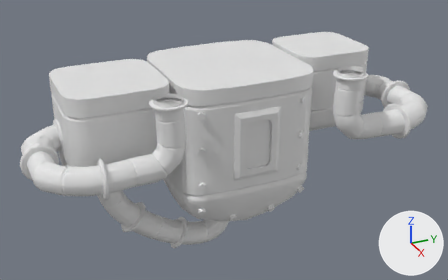
The FBX model Assets/3D_Assets/Props/dessous_bat.fbx as it was, and as the next commit left it.
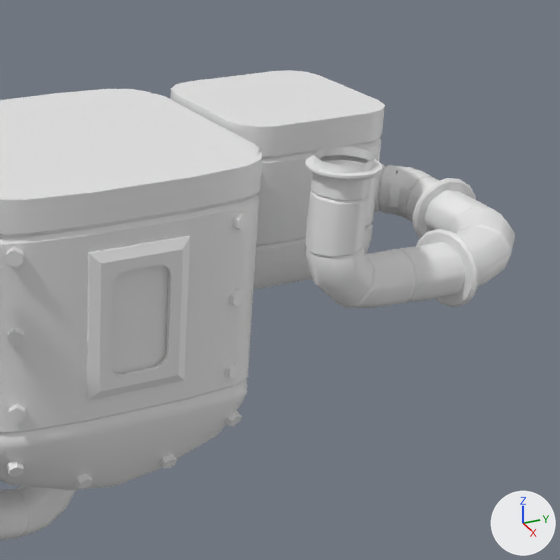
The first picture shows the older version from a 50 mm camera at (22.1, -11.8, 8.2) aimed at (-5.9, 0.8, -5.8). The close-ups show both versions on the part from 44% to 100% of the width and 0% to 90% of the height of that picture; other places that the commit changed are outside them. The lights are fixed; the arrows at lower right show +X, +Y and +Z. Where no turn or scale is listed for an object, it has been applied to the vertices.

The older version as bpy lines, for what is in view:
```python
me_beziercircle = bpy.data.meshes.new('BezierCircle')
me_beziercircle.from_pydata(...)  # 1888 vertices, 1856 faces; spans x -9.3..-2.5, y -9.3..12.5, z -2.9..1.3
me_cube_045 = bpy.data.meshes.new('Cube.045')
me_cube_045.from_pydata(...)  # 372 vertices, 358 faces; spans x -3.65..3.65, y -3.65..3.65, z -4.86..3.65
me_cylinder_001 = bpy.data.meshes.new('Cylinder.001')
me_cylinder_001.from_pydata(...)  # 96 vertices, 56 faces; spans x -6.62..0.13, y -0.1..5.97, z -0.96..0.28
ob_beziercircle = bpy.data.objects.new('BezierCircle', me_beziercircle)
ob_beziercircle.location = (1.65, -0.63, -2.62)
ob_cube_040 = bpy.data.objects.new('Cube.040', me_cube_045)
ob_cube_040.location = (-6.16, 1.16, -5.15)
ob_cylinder_001 = bpy.data.objects.new('Cylinder.001', me_cylinder_001)
ob_cylinder_001.location = (-2.91, -1.77, -8.08)
# also in view: 'Cylinder' at (-6.2, 1.0, -4.6); 'Cube.044' at (-6.7, 7.1, -3.7); 'Cube.041' at (-2.5, 1.1, -4.6); 'BezierCircle.001' at (-6.1, -2.4, -9.5)
```
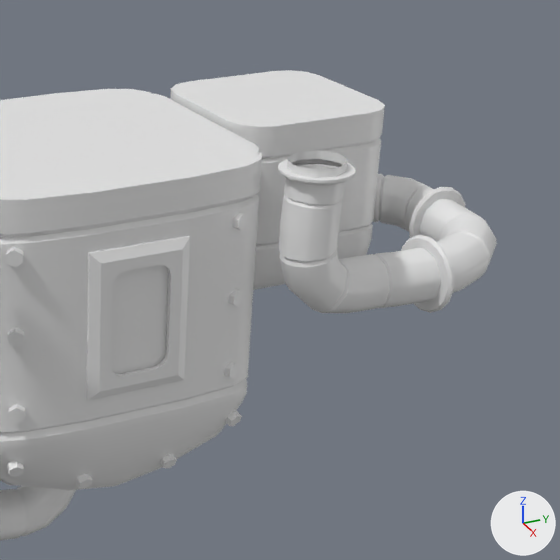
Boxes (x1, y1, x2, y2) around the edits, measured in the close-ups (560 x 560 px):
'BezierCircle', reshaped (not visible afterwards): before (305, 146, 515, 308)
'BezierCircle.003', added: after (278, 151, 497, 313)

The change, as a diff of the scene's bpy script:
```diff
--- a/Assets/3D_Assets/Props/dessous_bat.fbx.py
+++ b/Assets/3D_Assets/Props/dessous_bat.fbx.py
@@ me_beziercircle @@
 me_beziercircle.from_pydata(...)  # 1888 vertices, 1856 faces; spans x -9.3..-2.5, y -9.3..12.5, z -2.9..1.3
 # used by ob_beziercircle; location = (1.65, -0.63, -2.62)
+# me_beziercircle part 1: the loose piece of 944 vertices spanning x -9.3..-2.5, y 5.7..12.5, z -2.8..1.3 is deleted
@@ me_beziercircle_006 @@
+me_beziercircle_006.from_pydata(...)  # 896 vertices, 880 faces; spans x -9.12..-2.51, y 2.09..9.26, z -2.86..1.31
@@ ob_beziercircle_003 @@
+ob_beziercircle_003 = bpy.data.objects.new('BezierCircle.003', me_beziercircle_006)
+ob_beziercircle_003.location = (1.65, 2.24, -2.62)
```
